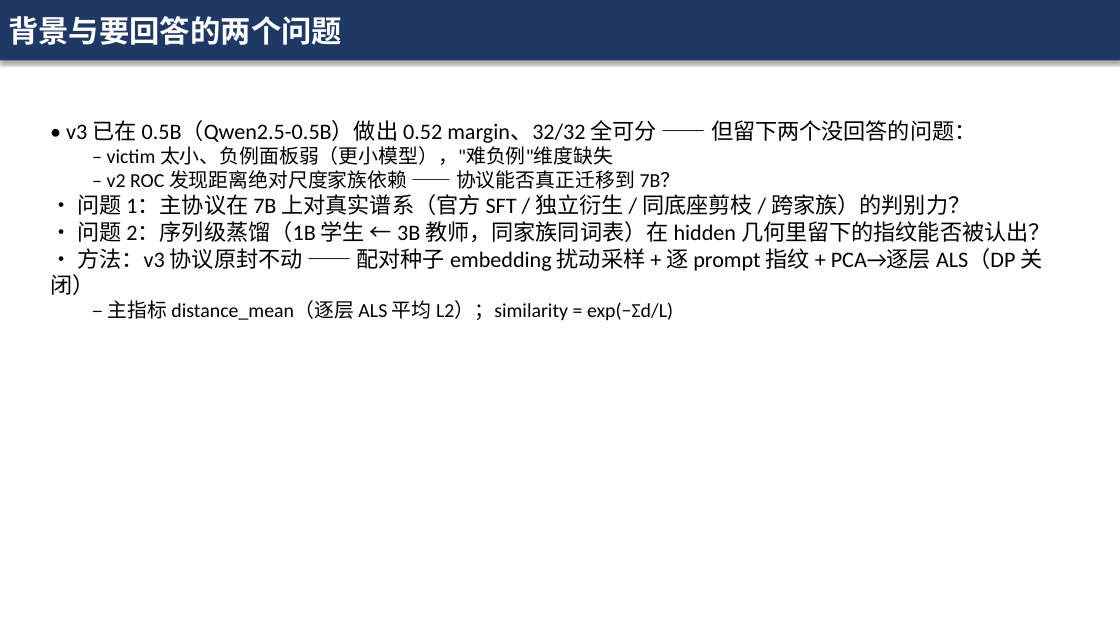
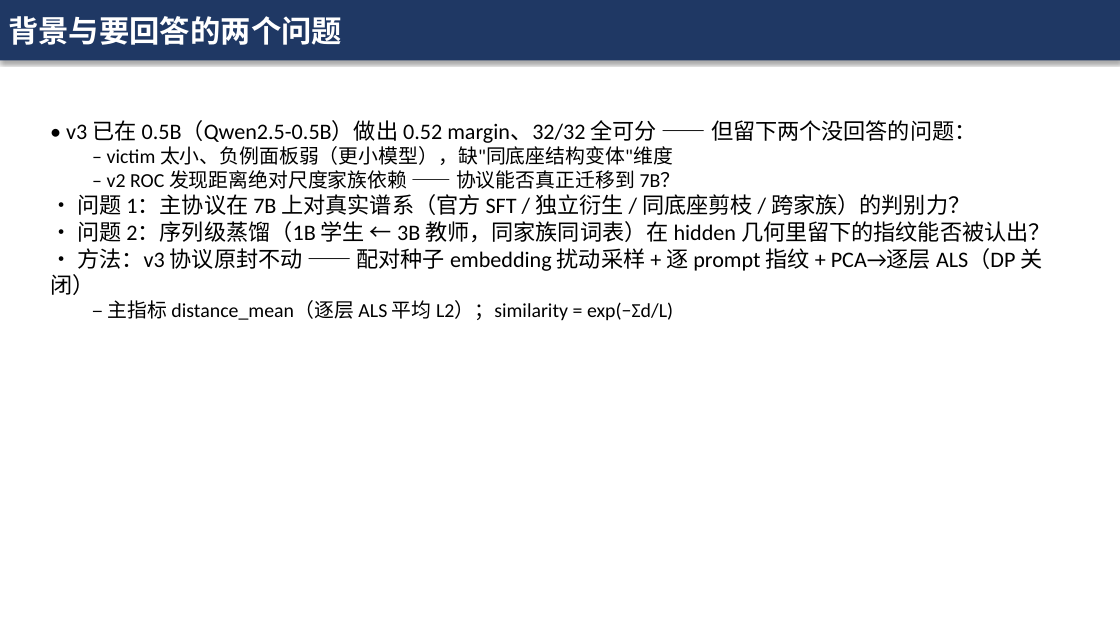
Before and after one commit to kyrie114/DiffIP, a slide deck: slide 1 of llm_migration_v4/汇报_v4_7B规模验证.pptx (slide 2 before the commit). Drawn at 1120x630 pixels with LibreOffice and Linux fonts; fonts in the diff are those of the drawing. Boxes give left, top, right and bottom in pixels: in the first picture for what was removed or moved away, otherwise in the second. Text is boxed around its words. In the diff, an @@ line names an element or a change of style, - is before the commit and + after.

Commit message:
v4: 剪枝变体改归正例(结构变体)、剪法口径注明、mid2 重评分选项、PPT 去封面

```diff
--- a/llm_migration_v4/汇报_v4_7B规模验证.pptx
+++ b/llm_migration_v4/汇报_v4_7B规模验证.pptx
@@ text at [107, 146, 673, 165]: text changed @@
-  – victim 太小、负例面板弱（更小模型），"难负例"维度缺失
+  – victim 太小、负例面板弱（更小模型），缺"同底座结构变体"维度
```
Also in this commit, not shown: 5 other slides changed, 1 slide removed, 9 other files.
